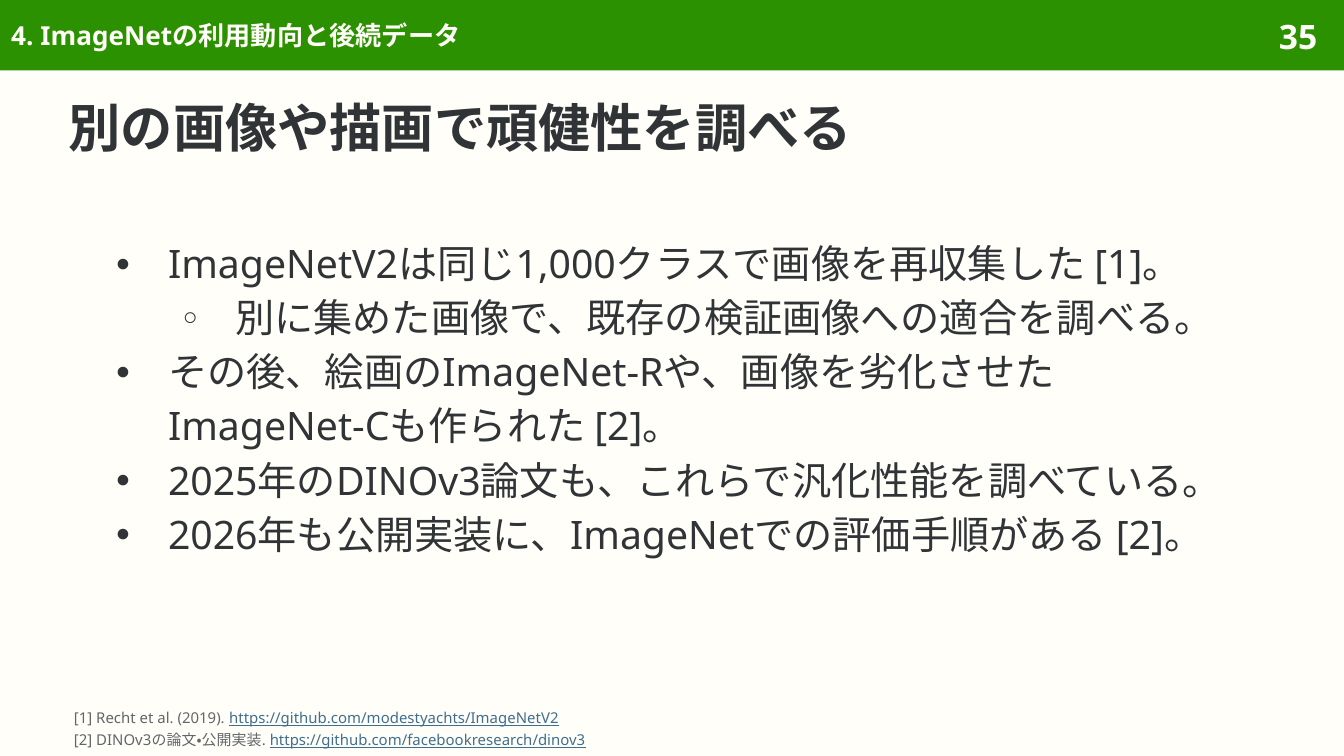
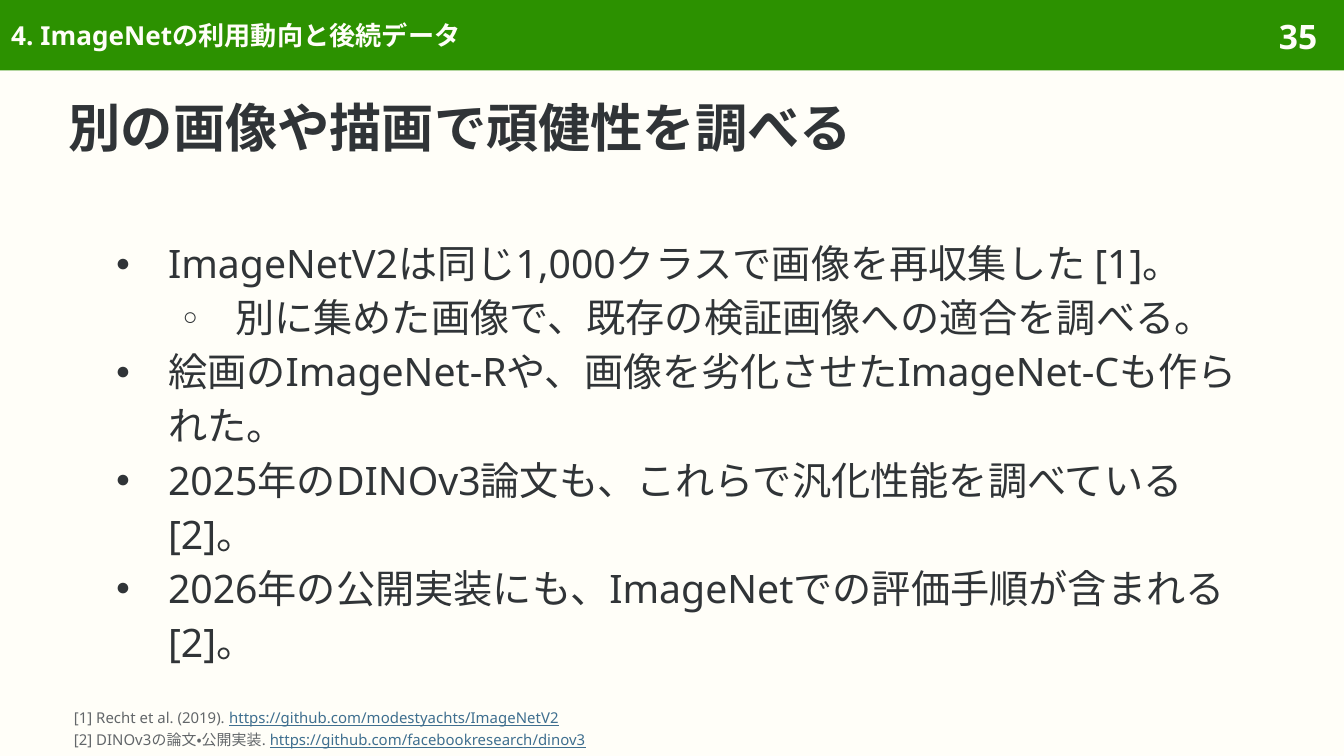
Before and after one commit to sasakiy84/datasets-in-10-minutes, a slide deck: slide 35 of slides/datasets-in-10-minutes-imagenet.pptx. Drawn at 1344x756 pixels with LibreOffice and Linux fonts; fonts in the diff are those of the drawing. Boxes give left, top, right and bottom in pixels: in the first picture for what was removed or moved away, otherwise in the second. Text is boxed around its words. In the diff, an @@ line names an element or a change of style, - is before the commit and + after.

Commit message:
Proofread imagenet with Japanese proofreading skill

```diff
--- a/slides/datasets-in-10-minutes-imagenet.pptx
+++ b/slides/datasets-in-10-minutes-imagenet.pptx
@@ text at (168,353,1237,663): text changed @@
-● その後、絵画のImageNet-Rや、画像を劣化させたImageNet-Cも作られた [2]。
-● 2025年のDINOv3論文も、これらで汎化性能を調べている。
-● 2026年も公開実装に、ImageNetでの評価手順がある [2]。
+● 絵画のImageNet-Rや、画像を劣化させたImageNet-Cも作られた。
+● 2025年のDINOv3論文も、これらで汎化性能を調べている [2]。
+● 2026年の公開実装にも、ImageNetでの評価手順が含まれる [2]。
```
Also in this commit, not shown: 17 other slides changed, 7 other files.
